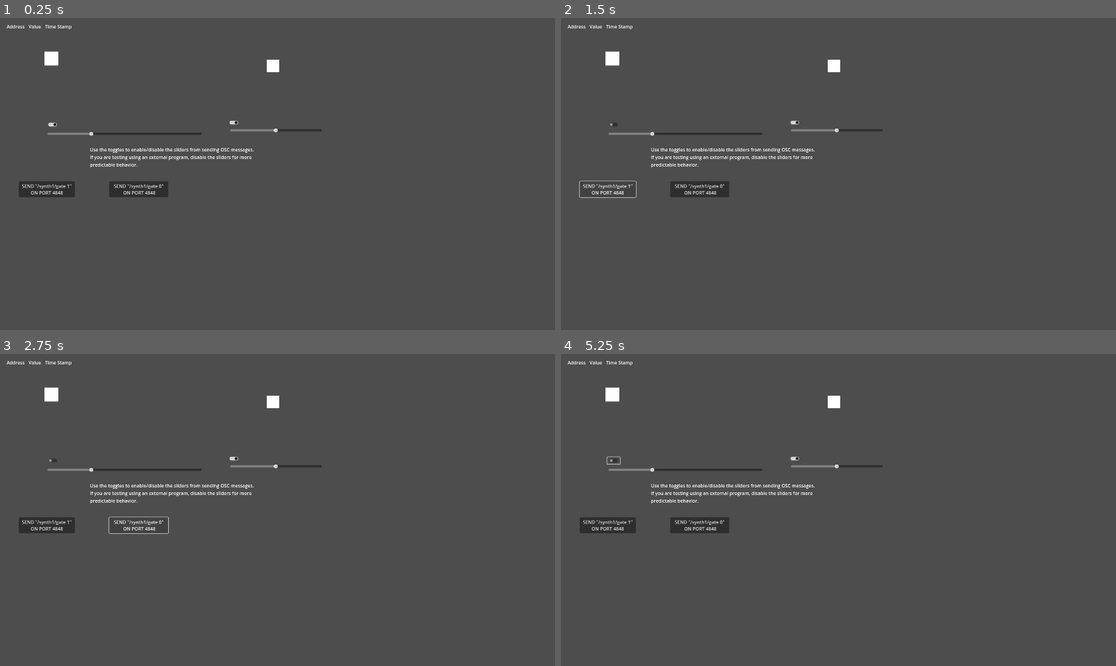
Above: before the commit, frames 1-4 (two rows, left to right).
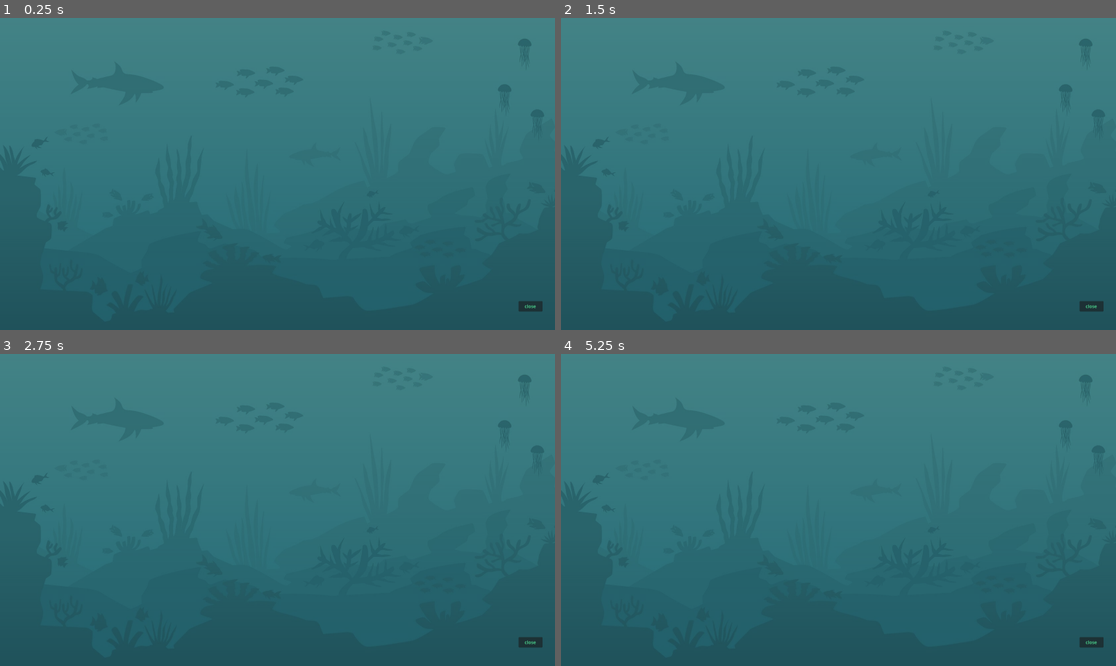
Above: after the commit, the same moments.

Repository: KaiaMc/PDG-Demo
Game: Godot game, scene res://scenes/testscene1.tscn
Two runs of this game, one before a commit and one after it. Both use one fixed random seed, a clock stepped at 60 frames per second and the inputs below. Before the commit the project starts from res://addons/godOSC/demo/demo.tscn.
Inputs (mouse positions are in pixels of both pictures, inside the frame that each line leads up to):
- Up to frame 1 (0.25 s): no input
- Up to frame 2 (1.5 s): click (610, 124) at 0.52 s; click (605, 189) at 1.25 s, where only the run before the commit has a clickable "SEND '/synth1/gate 1' ON PORT…"
- Up to frame 3 (2.75 s): click (138, 525) at 2 s, where only the run before the commit has a clickable "SEND '/synth1/gate 0' ON PORT…"
- Up to frame 4 (5.25 s): click (610, 460) at 2.77 s; click (605, 525) at 3.5 s, where only the run before the commit has a clickable "SEND '/synth1/gate 1' ON PORT…"; click (699, 525) at 4.25 s, where only the run before the commit has a clickable "SEND '/synth1/gate 0' ON PORT…"; click (610, 460) at 5.02 s

The runs differ from the first frame. In frame 1, 100% of the frame differs, in the area x 0-100%, y 0-100%; in frame 2, 100%; in frame 3, 100%; in frame 4, 100%.

Commit message:
fixed main scene

Diff:
--- a/demolatest/project.godot
+++ b/demolatest/project.godot
@@ -11,7 +11,7 @@
 [application]
 
 config/name="demolatest"
-run/main_scene="uid://nqupygtbema1"
+run/main_scene="uid://hp05wc0souge"
 config/features=PackedStringArray("4.5", "Forward Plus")
 config/icon="res://icon.svg"
 
